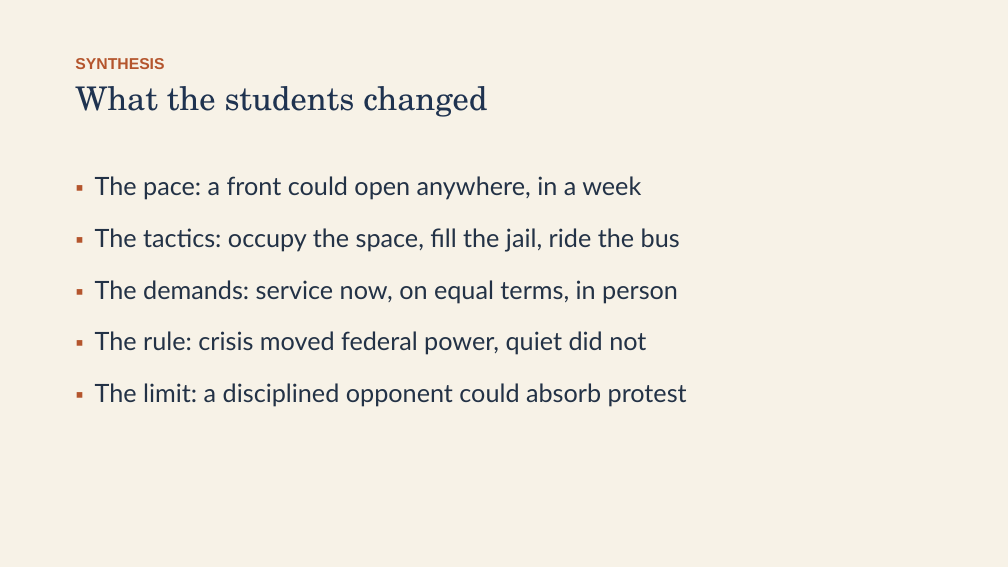
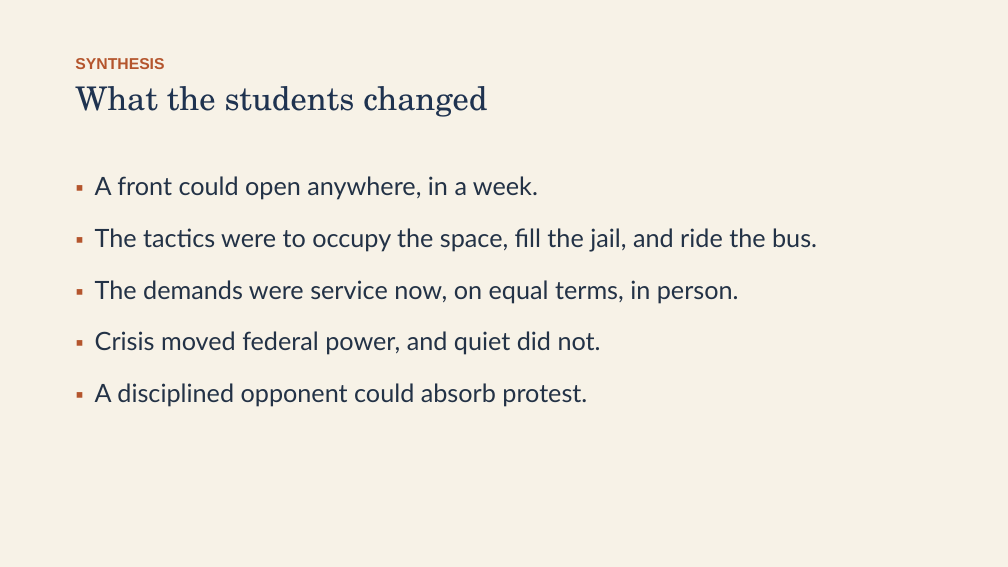
Before and after one commit to ab17gthb/humanities-curriculum-group, a slide deck: slide 25 of civil-rights/lesson-04/lesson-04-slides.pptx. Drawn at 1008x567 pixels with LibreOffice and Linux fonts; fonts in the diff are those of the drawing. Boxes give left, top, right and bottom in pixels: in the first picture for what was removed or moved away, otherwise in the second. Text is boxed around its words. In the diff, an @@ line names an element or a change of style, - is before the commit and + after.

```diff
--- a/civil-rights/lesson-04/lesson-04-slides.pptx
+++ b/civil-rights/lesson-04/lesson-04-slides.pptx
@@ text at [95,176,817,406]: text changed @@
-▪ The pace: a front could open anywhere, in a week
-▪ The tactics: occupy the space, fill the jail, ride the bus
-▪ The demands: service now, on equal terms, in person
-▪ The rule: crisis moved federal power, quiet did not
-▪ The limit: a disciplined opponent could absorb protest
+▪ A front could open anywhere, in a week.
+▪ The tactics were to occupy the space, fill the jail, and ride the bus.
+▪ The demands were service now, on equal terms, in person.
+▪ Crisis moved federal power, and quiet did not.
+▪ A disciplined opponent could absorb protest.
```
Also in this commit, not shown: 11 other slides changed, 6 other files.
